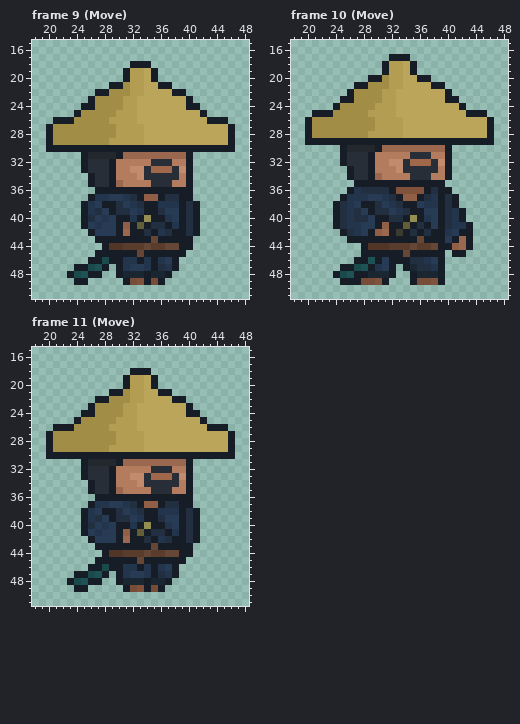
One commit to this pixel-art file: Assets/Native/Sprites/samurai.aseprite. The picture above is the old version.
64x64 pixels, 19 frames. Colours within 5 levels of each other are drawn and written as one. Shown: frame 9 (Move): x 18..48, y 15..51; frame 10 (Move): x 18..48, y 15..51; frame 11 (Move): x 18..48, y 15..51. The commit also changed other frames, which this record leaves out.
The result:
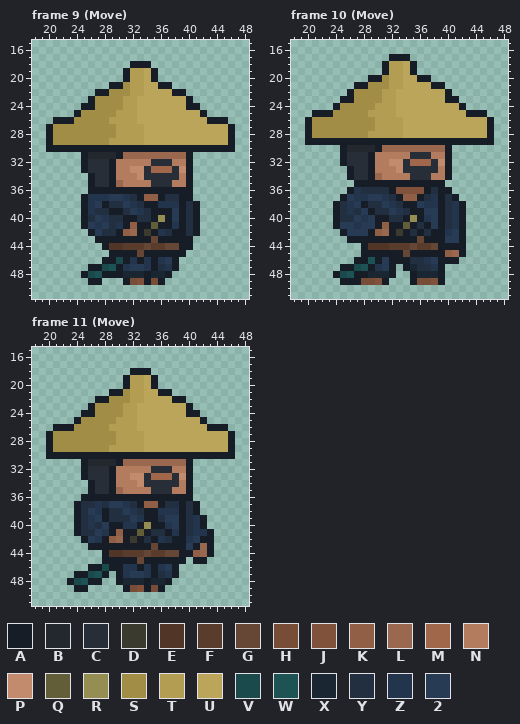
Palette (. is transparent): A #161d27  B #23282f  C #282e37  D #3b3a2f  E #513628  F #593c2c  G #664634  H #774d37  J #80523b  K #915f45  L #99684e  M #a0674a  N #b37c5f  P #c38b6e  Q #625e37  R #958e52  S #a28d47  T #b39d53  U #bba55a  V #1b4a4d  W #1e5355  X #1b2633  Y #222f40  Z #23344d  2 #283b55
Diff:
Changed rows in their new state; - is an unchanged pixel.
Frame 9 (Move), layers "Hands", "Body":
first column x 23:
36 ---A-----------
37 --AZ-----------
38 ------Y--------
39 -----Y-A---Y-AA
40 ------YY-AYY-RA
41 ------YZAKA-QA-
42 -----YY-KL-D---
45 ----..---------
46 ---..A-VA------
47 -..AAVW--------
48 ..AVWAA--------
49 -..AA----------
Frame 10 (Move), layer "Hands":
first column x 25:
37 -2-----------------
38 ----Y-----------ZA-
40 -Y2Z---------------
41 22---------------A.
42 -22---------------.
43 ----------------2A.
44 ----------------AA.
45 ---------------KL--
46 ---------------AA--
Frame 11 (Move), layers "Hands", "Body":
first column x 24:
36 -AA-----------------
37 AYY-Y-----------YA--
38 AY2Z-Y--------------
39 AY-2AY-----------ZA-
40 AYZY2A-Z---------ZA-
41 AYY2ZAKA---------ZZA
42 -A2ZAKLAD-------Z2AA
43 --A-------------2ALA
44 -----------------KLA
45 ---.-------------AA-
Pixel boxes of the changes (left, top, right, bottom) in both pictures:
changed: (67, 187, 172, 285)
changed: (340, 194, 375, 236)
changed: (445, 201, 473, 264)
changed: (74, 494, 137, 564)
changed: (186, 501, 214, 564)
